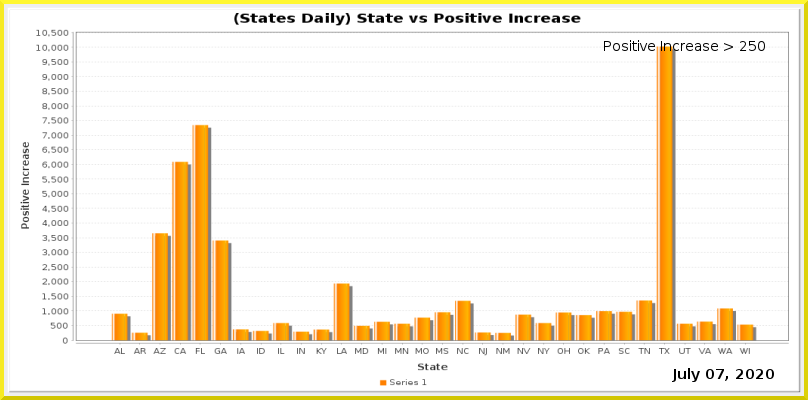
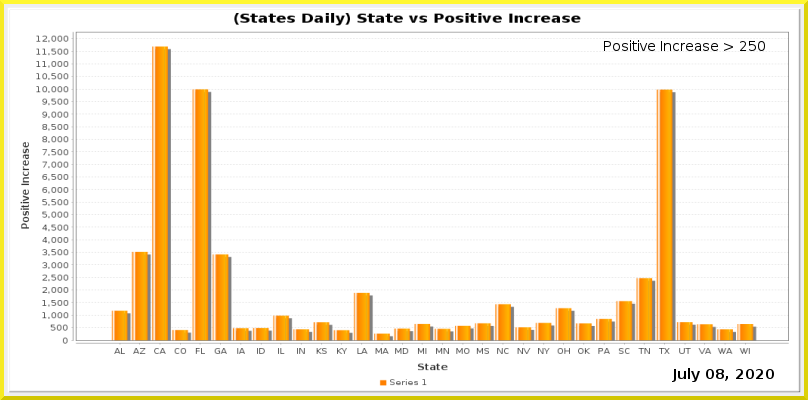
Layers edited between the first and the second w=808, h=400 image:
painted on "Current Date" over [716, 369, 724, 379]
painted on "Date_vs_TestIncrease.png" over [36, 29, 789, 356]
